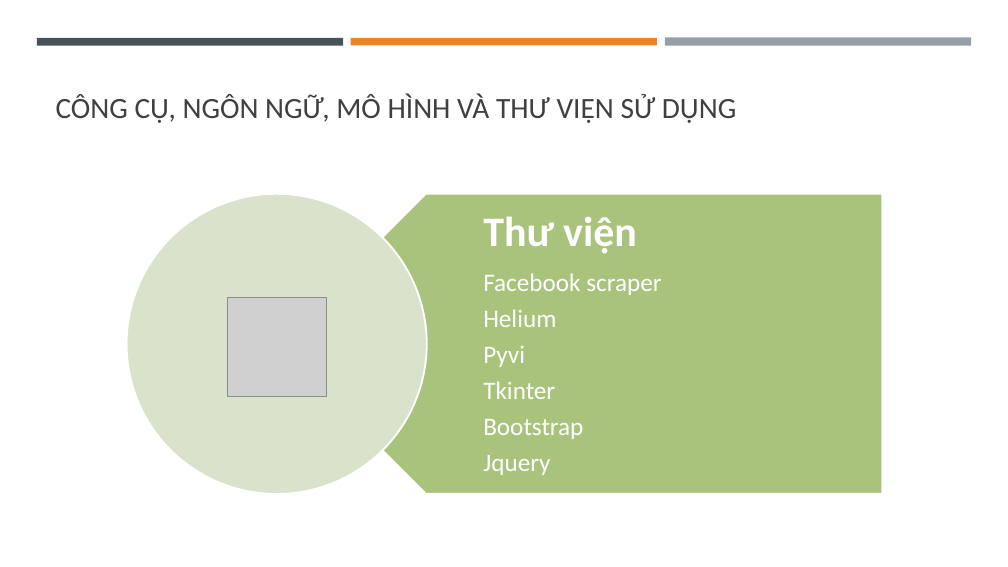
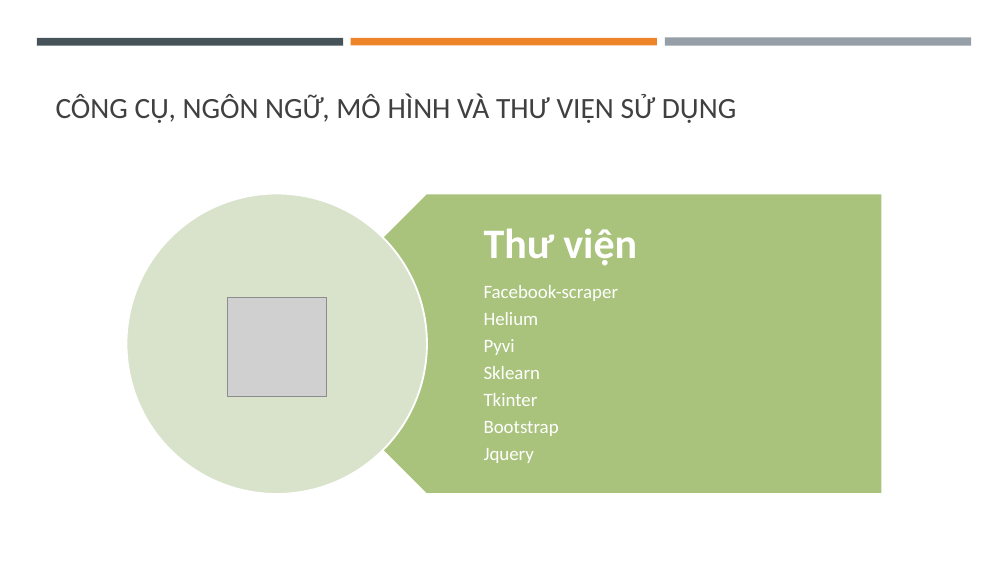
Before and after one commit to bqhai/Graduation_Essay, a slide deck: slide 24 of documents/KLTN2021_26_Update.pptx. Drawn at 1008x567 pixels with LibreOffice and Linux fonts; fonts in the diff are those of the drawing; grey boxes stand for pictures. Boxes give left, top, right and bottom in pixels: in the first picture for what was removed or moved away, otherwise in the second. Text is boxed around its words. In the diff, an @@ line names an element or a change of style, - is before the commit and + after.

```diff
--- a/documents/KLTN2021_26_Update.pptx
+++ b/documents/KLTN2021_26_Update.pptx
@@ text at (484,285,619,301): text changed; size 24 to 18 pt @@
-Facebook scraper
+Facebook-scraper
@@ text at (484,312,559,463): size 24 to 18 pt in "Helium", "Pyvi", "Tkinter", "Bootstrap" and 1 more places; less space between paragraphs @@
@@ text at (484,366,541,379): paragraph added @@
+Sklearn
```
Also in this commit, not shown: 4 other slides changed.
